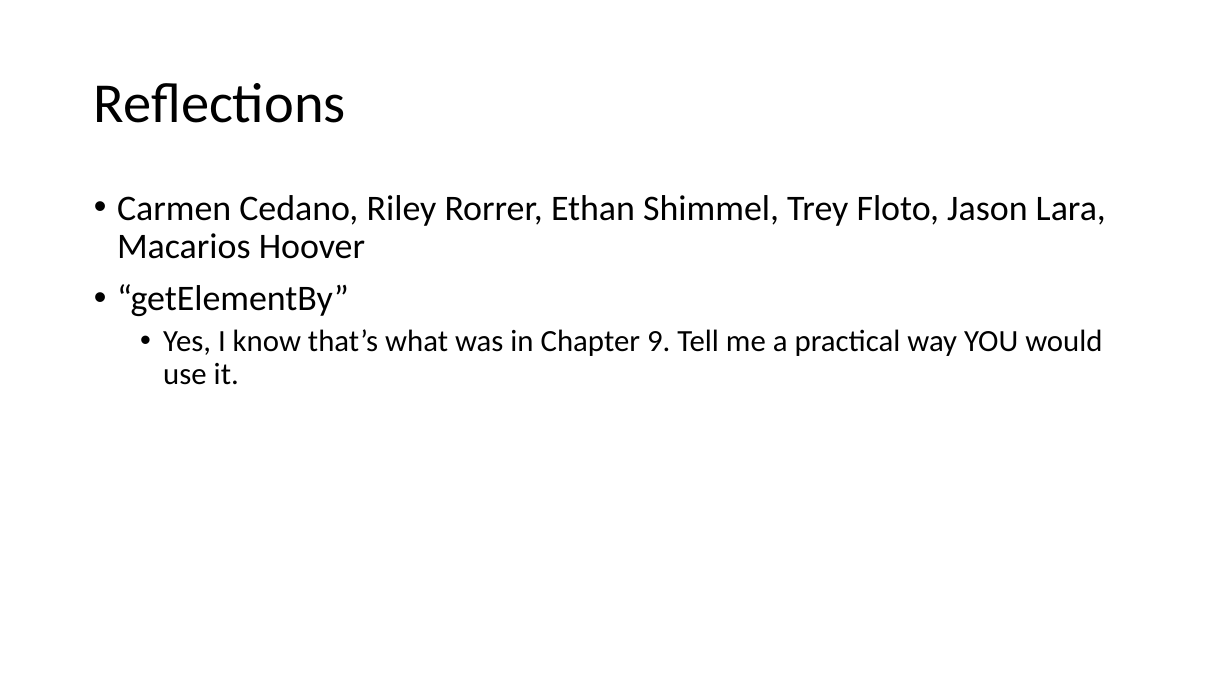
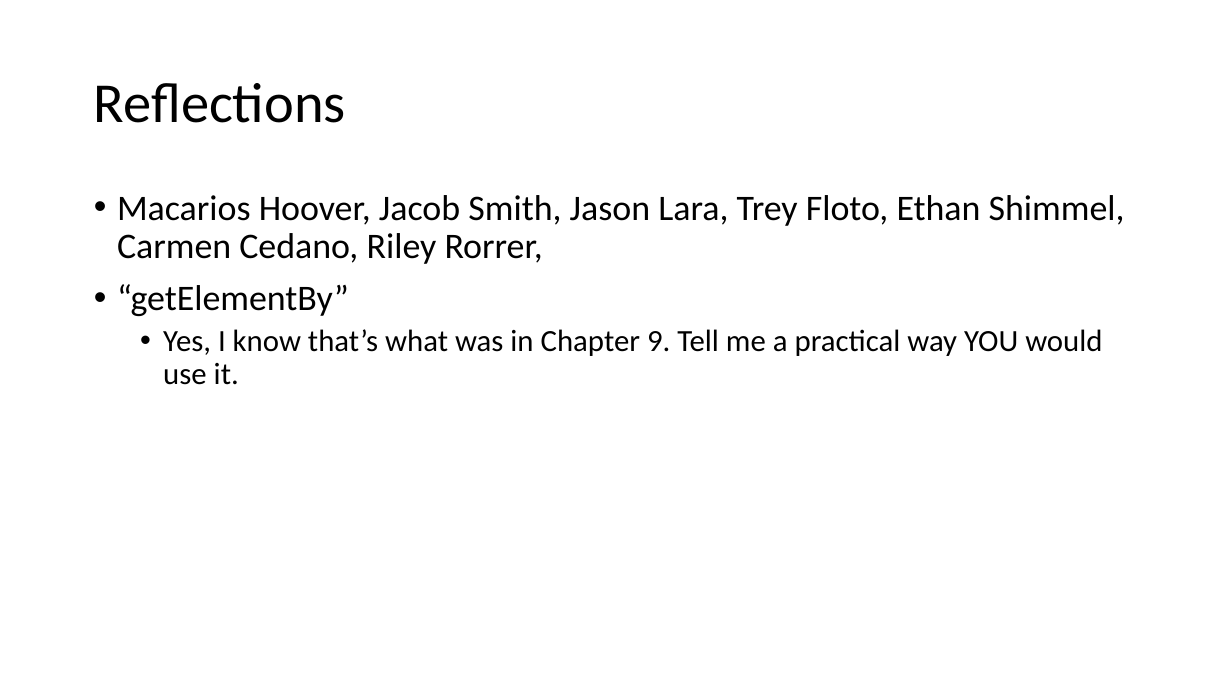
Before and after one commit to parke2023059/docpacs2223, a slide deck: slide 6 of docpac_20270123/Weekly Review.pptx (slide 5 before the commit). Drawn at 1232x693 pixels with LibreOffice and Linux fonts; fonts in the diff are those of the drawing. Boxes give left, top, right and bottom in pixels: in the first picture for what was removed or moved away, otherwise in the second. Text is boxed around its words. In the diff, an @@ line names an element or a change of style, - is before the commit and + after.

```diff
--- a/docpac_20270123/Weekly Review.pptx
+++ b/docpac_20270123/Weekly Review.pptx
@@ text at (117,195,1125,264): text changed @@
-• Carmen Cedano, Riley Rorrer, Ethan Shimmel, Trey Floto, Jason Lara, Macarios Hoover
+• Macarios Hoover, Jacob Smith, Jason Lara, Trey Floto, Ethan Shimmel, Carmen Cedano, Riley Rorrer,
```
Also in this commit, not shown: 4 other slides changed, 2 slides added, 1 slide removed, 1 other file.
